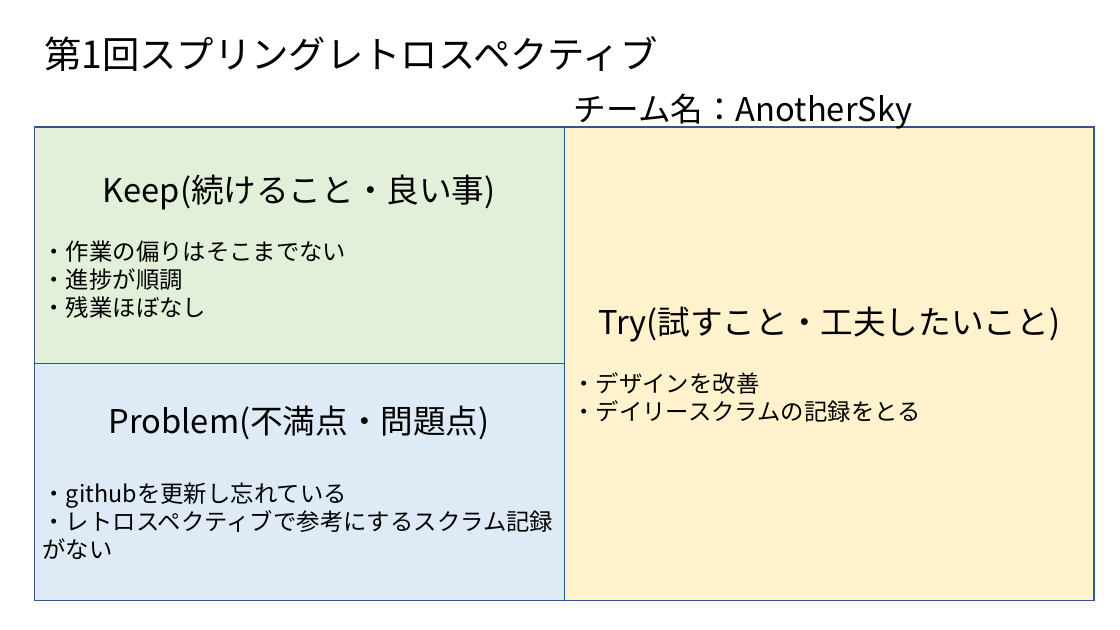
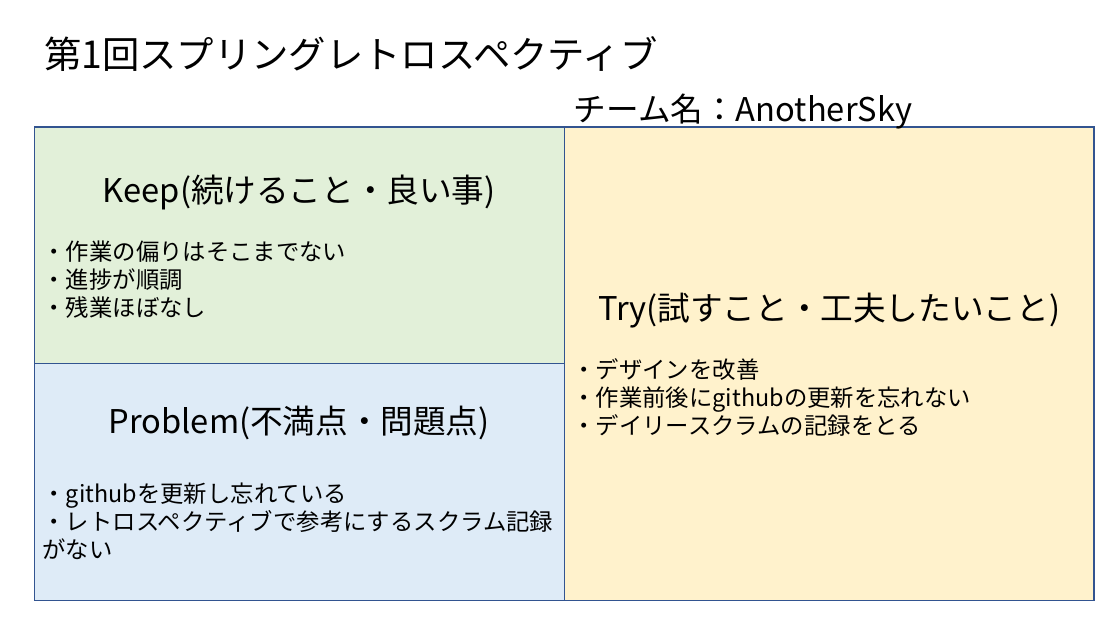
Before and after one commit to fu-syoji-t/SD3D_2023_Scrum3, a slide deck: slide 1 of 03スプリントバックログ/第1回スプリングレトロスペクティブ.pptx. Drawn at 1120x630 pixels with LibreOffice and Linux fonts; fonts in the diff are those of the drawing. Boxes give left, top, right and bottom in pixels: in the first picture for what was removed or moved away, otherwise in the second. Text is boxed around its words. In the diff, an @@ line names an element or a change of style, - is before the commit and + after.

Commit message:
up

```diff
--- a/03スプリントバックログ/第1回スプリングレトロスペクティブ.pptx
+++ b/03スプリントバックログ/第1回スプリングレトロスペクティブ.pptx
@@ text in rectangle at bbox=[572, 386, 970, 412]: paragraph added @@
+・作業前後にgithubの更新を忘れない
```
